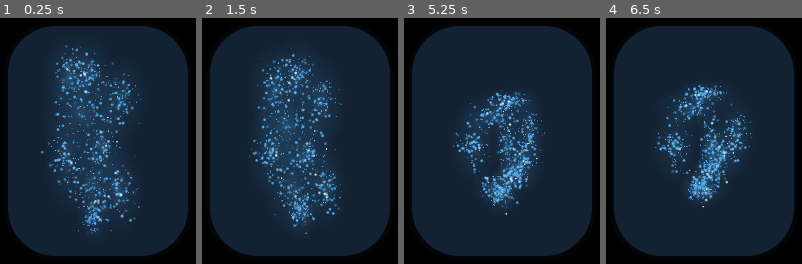
Above: before the commit, frames 1-4 (left to right).
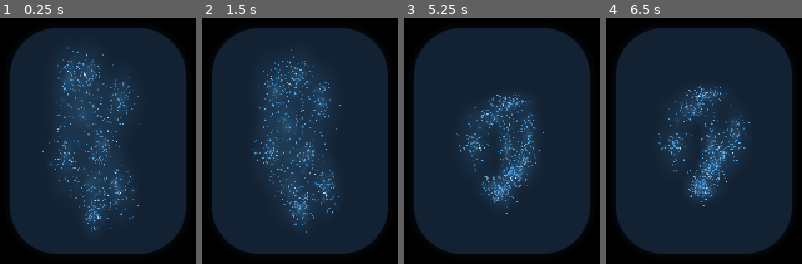
Above: after the commit, the same moments.

Repository: DynamicDevices/briar-presence
Game: Godot game, scene res://study.tscn
Same seed, same stepped clock (60 frames per second), same inputs: the game is played once before the commit and once after it.
Inputs (mouse positions are in pixels of both pictures, inside the frame that each line leads up to):
- Up to frame 1 (0.25 s): no input
- Up to frame 2 (1.5 s): tap Enter at 0.5 s; move the mouse to (343, 128) at 0.52 s; tap M at 0.6 s; click (343, 128) at 0.67 s; tap Space at 1.25 s; drag from (260, 153) to (290, 190) at 1.27 s
- Up to frame 3 (5.25 s): tap Enter at 2, 3.5 s; move the mouse to (521, 86) at 2.02 s; tap T at 2.1 s; click (521, 86) at 2.17 s; tap Space at 2.75, 4.25 s; drag from (492, 190) to (443, 104) at 2.77 s; move the mouse to (560, 177) at 3.52 s; tap Q at 3.6 s; click (560, 177) at 3.67 s; drag from (443, 104) to (472, 79) at 4.27 s; move the mouse to (511, 141) at 5.02 s; tap M at 5.1 s; click (511, 141) at 5.17 s
- Up to frame 4 (6.5 s): drag from (674, 79) to (664, 153) at 5.77 s

The runs differ from the first frame. In frame 1, 8.4% of the frame differs, in the area x 4-96%, y 3-97%; in frame 2, 8.2%; in frame 3, 7.2%; in frame 4, 7.2%.

Commit message:
Scale Godot presence and settings for the display and bundle a local candidate
Default to stay-above, grow glow resolution on enlargement, keep settings borderless and readable, and decouple resize redraw from light sampling. Add native resize checks and source-included packaging with pinned upstream notices. Keep the existing launcher unchanged and retain visual, compositor, review and installation acceptance as open work.

Assisted-by: Briar

Diff:
--- a/implementation/godot/controls_test.gd
+++ b/implementation/godot/controls_test.gd
@@ -17,6 +17,7 @@
 	root.add_child(host)
 	await RenderingServer.frame_post_draw
 	check(not is_instance_valid(host._settings),"no settings window at rest")
+	check(root.always_on_top and host._stay_above,"stay above defaults on")
 	var key := InputEventKey.new()
 	key.pressed = true
 	key.keycode = KEY_F1
@@ -24,6 +25,9 @@
 	await RenderingServer.frame_post_draw
 	var settings: Window = host._settings
 	check(settings.visible and not settings.is_embedded(),"separate native settings")
+	check(settings.borderless,"no settings title bar")
+	check(settings.motion.get_theme_color("font_focus_color").r < 0.5,"focused text stays dark")
+	check(settings.motion.get_theme_font_size("font_size") == roundi(16*settings.ui_scale),"display-scaled text")
 	check(not settings.exclusive,"settings are non-modal")
 	check(settings.motion.has_focus(),"first control keyboard focus")
 	var before: int = host._frames
@@ -42,10 +46,10 @@
 	if frozen_before != frozen_after:
 		print(JSON.stringify({"type":"reduced-motion-diagnostic","reducedMotion":host._reduced_motion,"firstBefore":lights[0],"firstAfter":host._visual._scene["lights"][0]}))
 	check(frozen_before == frozen_after,"reduced motion holds lights still")
+	settings.above.button_pressed = false
+	check(not root.always_on_top and not host._stay_above,"stay above can be disabled")
 	settings.above.button_pressed = true
-	check(root.always_on_top and host._stay_above,"stay above flag enabled")
-	settings.above.button_pressed = false
-	check(not root.always_on_top and not host._stay_above,"stay above flag restored")
+	check(root.always_on_top and host._stay_above,"stay above can be restored")
 	var output := ProjectSettings.globalize_path("res://../test-artifacts/godot-settings-study.png")
 	check(settings.get_texture().get_image().save_png(output) == OK,"own settings capture")
 	key.keycode = KEY_ESCAPE
@@ -58,7 +62,7 @@
 	settings.quit_requested.connect(func(): quit_signal[0] = true)
 	settings.quit_button.pressed.emit()
 	check(quit_signal[0],"quit button emits exit request")
-	var result := {"type":"godot-controls-study","passed":failu …(100 unchanged characters)… mesAfterSettings":host._frames,"settingsImage":output,"scope":"Native separate-w …(153 unchanged characters)…
+	var result := {"type":"godot-controls-study","passed":failu …(100 unchanged characters)… mesAfterSettings":host._frames,"settingsSize":[settings.size.x,settings.size.y],"settingsScale":settings.ui_scale,"borderless":settings.borderless,"settingsImage":output,"scope":"Native separate-w …(153 unchanged characters)…
 	var report := FileAccess.open(ProjectSettings.globalize_path("res://../test-artifacts/godot-controls-study.json"),FileAccess.WRITE)
 	if report == null:
 		quit(1)
--- /dev/null
+++ b/implementation/godot/display_sizing.gd
@@ -0,0 +1,32 @@
+extends RefCounted
+## Use the host's usable coordinate space; multiplying DPI again double-scales
+## some desktops. Fractions also work for high-resolution and portrait screens.
+const DEFAULT_HEIGHT_FRACTION := 0.30
+const GUTTER := 16.0
+const FACE_ASPECT := 180.0/230.0
+
+static func window_size(usable: Vector2i, height_fraction: float = DEFAULT_HEIGHT_FRACTION) -> Vector2i:
+	if usable.x <= 0 or usable.y <= 0:
+		return Vector2i(196,246)
+	var maximum_height := float(usable.y)*0.85
+	var height := clampf(float(usable.y)*height_fraction,minf(246.0,maximum_height),maximum_height)
+	var width := (height-GUTTER)*FACE_ASPECT+GUTTER
+	var maximum_width := float(usable.x)*0.80
+	if width > maximum_width:
+		width = maximum_width
+		height = maxf(1.0,width-GUTTER)/FACE_ASPECT+GUTTER
+	return Vector2i(maxi(1,roundi(width)),maxi(1,roundi(height)))
+
+static func fit_position(position: Vector2i, size: Vector2i, area: Rect2i) -> Vector2i:
+	return Vector2i(clampi(position.x,area.position.x,maxi(area.position.x,area.end.x-size.x)),clampi(position.y,area.position.y,maxi(area.position.y,area.end.y-size.y)))
+
+static func settings_scale(usable: Vector2i) -> float:
+	var comfortable := clampf(float(usable.y)/1080.0,0.85,2.5)
+	return maxf(0.25,minf(comfortable,minf(float(usable.x-32)/400.0,float(usable.y-32)/380.0)))
+
+static func settings_position(face: Rect2i, size: Vector2i, area: Rect2i, gap: int) -> Vector2i:
+	var positions := [Vector2i(face.end.x+gap,face.position.y),Vector2i(face.position.x-size.x-gap,face.position.y),Vector2i(face.position.x,face.end.y+gap),Vector2i(face.position.x,face.position.y-size.y-gap)]
+	for position: Vector2i in positions:
+		if area.encloses(Rect2i(position,size)):
+			return position
+	return fit_position(positions[0],size,area)
--- /dev/null
+++ b/implementation/godot/display_sizing_test.gd
@@ -0,0 +1,28 @@
+extends SceneTree
+const Sizing = preload("res://display_sizing.gd")
+var failures: Array[String] = []
+
+func check(value: bool, label: String) -> void:
+	if not value:
+		failures.append(label)
+
+func _initialize() -> void:
+	var cases := [Vector2i(1920,1080),Vector2i(2256,1504),Vector2i(3840,2160),Vector2i(1080,1920),Vector2i(800,600),Vector2i(320,240)]
+	for usable: Vector2i in cases:
+		var size := Sizing.window_size(usable)
+		check(size.x > 0 and size.y > 0 and size.x <= usable.x and size.y <= usable.y,"bounded: "+str(usable))
+		check(absf(float(size.x-16)/float(size.y-16)-180.0/230.0)<0.015,"aspect: "+str(usable))
+		var area := Rect2i(Vector2i(-usable.x,40),usable)
+		var fitted := Sizing.fit_position(Vector2i(99999,-99999),size,area)
+		check(area.encloses(Rect2i(fitted,size)),"kept on named monitor: "+str(usable))
+		var scale := Sizing.settings_scale(usable)
+		var panel_size := Vector2i(roundi(400*scale),roundi(380*scale))
+		check(panel_size.x <= usable.x and panel_size.y <= usable.y,"settings fit display: "+str(usable))
+		var panel_position := Sizing.settings_position(Rect2i(fitted,size),panel_size,area,16)
+		check(area.encloses(Rect2i(panel_position,panel_size)),"settings position fits: "+str(usable))
+	check(Sizing.window_size(Vector2i(3840,2160)).y == 2*Sizing.window_size(Vector2i(1920,1080)).y,"relative size doubles with resolution")
+	check(Sizing.window_size(Vector2i(2256,1504)).y > 246,"larger on high-resolution laptop")
+	check(Sizing.window_size(Vector2i(3840,2160),0.45).y == 972,"manual relative size preserved")
+	check(Sizing.window_size(Vector2i.ZERO) == Vector2i(196,246),"missing display fallback")
+	print(JSON.stringify({"type":"godot-display-sizing","passed":failures.is_empty(),"failures":failures,"displays":cases.size(),"defaultHeightFraction":Sizing.DEFAULT_HEIGHT_FRACTION,"scope":"Sizing policy only; real monitor movement and perceived physical size still need checking."}))
+	quit(0 if failures.is_empty() else 1)
--- a/implementation/godot/light_scene.gd
+++ b/implementation/godot/light_scene.gd
@@ -26,6 +26,18 @@
 	_view_size = view_size
 	_point_scale = point_scale
 	_light_gain = light_gain
+	# Keep the soft gradient at least as detailed as its largest drawn extent.
+	# Grow in powers of two, not on every pixel of a corner drag; reuse on shrink.
+	var extent := Vector2(128,128)
+	for glow: Dictionary in value.get("glows",[]):
+		extent.x = maxf(extent.x,2.0*float(glow["rx"])*view_size.x)
+		extent.y = maxf(extent.y,2.0*float(glow["ry"])*view_size.y)
+	var width := nearest_po2(ceili(extent.x))
+	var height := nearest_po2(ceili(extent.y))
+	if width > _glow_texture.width:
+		_glow_texture.width = width
+	if height > _glow_texture.height:
+		_glow_texture.height = height
 	queue_redraw()
 
 func tint(rgb: Array, opacity: float) -> Color:
--- /dev/null
+++ b/implementation/godot/resize_fidelity_test.gd
@@ -0,0 +1,38 @@
+extends SceneTree
+var failures: Array[String] = []
+
+func _initialize() -> void:
+	_run.call_deferred()
+
+func _run() -> void:
+	if DisplayServer.get_name() == "headless":
+		quit(2)
+		return
+	create_timer(10.0).timeout.connect(func(): quit(1))
+	var host = load("res://study.tscn").instantiate()
+	root.add_child(host)
+	host._reference_frame = true
+	await RenderingServer.frame_post_draw
+	var samples: Array = []
+	for size: Vector2i in [Vector2i(400,520),Vector2i(960,1240)]:
+		root.size = size
+		await RenderingServer.frame_post_draw
+		await RenderingServer.frame_post_draw
+		var image := root.get_texture().get_image()
+		if image.get_size() != size:
+			failures.append("Framebuffer does not match window size: "+str(size))
+		for glow: Dictionary in host._visual._scene["glows"]:
+			if host._visual._glow_texture.width < ceili(2.0*float(glow["rx"])*host._face_rect.size.x) or host._visual._glow_texture.height < ceili(2.0*float(glow["ry"])*host._face_rect.size.y):
+				failures.append("Glow is stretched beyond its source resolution")
+		var output := ProjectSettings.globalize_path("res://../test-artifacts/godot-fidelity-"+str(size.x)+".png")
+		if image.save_png(output) != OK:
+			failures.append("Could not save own viewport capture")
+		samples.append({"windowSize":[root.size.x,root.size.y],"framebufferSize":[image.get_width(),image.get_height()],"contentScaleMode":root.content_scale_mode,"contentScaleFactor":root.content_scale_factor,"glowTextureSize":[host._visual._glow_texture.width,host._visual._glow_texture.height],"screenScale":DisplayServer.screen_get_scale(root.current_screen),"screenDpi":DisplayServer.screen_get_dpi(root.current_screen),"image":output})
+	var result := {"type":"godot-resize-fidelity","passed":failures.is_empty(),"failures":failures,"samples":samples,"scope":"Own framebuffer dimensions and rendering resources at two sizes. Not compositor physical-pixel scaling or human visual acceptance."}
+	var report := FileAccess.open(ProjectSettings.globalize_path("res://../test-artifacts/godot-resize-fidelity.json"),FileAccess.WRITE)
+	if report == null:
+		quit(1)
+		return
+	report.store_string(JSON.stringify(result,"\t")+"\n")
+	print(JSON.stringify(result))
+	quit(0 if failures.is_empty() else 1)
--- /dev/null
+++ b/implementation/godot/resize_redraw_test.gd
@@ -0,0 +1,30 @@
+extends SceneTree
+var failures: Array[String] = []
+
+func _initialize() -> void:
+	_run.call_deferred()
+
+func _run() -> void:
+	if DisplayServer.get_name() == "headless":
+		quit(2)
+		return
+	create_timer(10.0).timeout.connect(func(): quit(1))
+	var host = load("res://study.tscn").instantiate()
+	root.add_child(host)
+	await RenderingServer.frame_post_draw
+	for step in range(16):
+		root.size = Vector2i(380+step*20,490+step*25)
+		await RenderingServer.frame_post_draw
+		var image := root.get_texture().get_image()
+		if image.get_pixel(image.get_width()/2,image.get_height()/2).a < 0.8:
+			failures.append("Clear backing at step "+str(step))
+		if not host._visual._view_size.is_equal_approx(host._face_rect.size):
+			failures.append("Stale light layout at step "+str(step))
+	var result := {"type":"godot-resize-redraw","passed":failures.is_empty(),"failures":failures,"resizeSteps":16,"presentationCap":Engine.max_fps,"processFrames":host._frames,"modelSamples":host._samples,"scope":"Programmatic native resizing: rendered backing coverage and fresh light geometry. Not compositor intermediate buffers or a human corner-drag check."}
+	var file := FileAccess.open(ProjectSettings.globalize_path("res://../test-artifacts/godot-resize-redraw.json"),FileAccess.WRITE)
+	if file == null:
+		quit(1)
+		return
+	file.store_string(JSON.stringify(result,"\t")+"\n")
+	print(JSON.stringify(result))
+	quit(0 if failures.is_empty() else 1)
--- a/implementation/godot/settings_window.gd
+++ b/implementation/godot/settings_window.gd
@@ -1,69 +1,119 @@
 extends Window
-## A separate, non-modal study window. No controls are drawn over the face.
+## Separate, display-scaled, borderless settings. No controls over the face.
+const Sizing = preload("res://display_sizing.gd")
 signal reduced_motion_changed(value: bool)
 signal stay_above_changed(value: bool)
 signal quit_requested
-var motion := CheckButton.new()
-var above := CheckButton.new()
-var done := Button.new()
-var quit_button := Button.new()
+var motion: CheckButton
+var above: CheckButton
+var done: Button
+var quit_button: Button
+var _panel: PanelContainer
+var ui_scale := 1.0
 
 func _ready() -> void:
 	title = "Briar · display settings"
-	size = Vector2i(360,320)
-	min_size = Vector2i(320,300)
-	unresizable = false
+	borderless = true
+	transparent = true
+	transparent_bg = true
+	unresizable = true
 	transient = true
 	exclusive = false
-	var panel := PanelContainer.new()
-	panel.set_anchors_and_offsets_preset(Control.PRESET_FULL_RECT)
+	content_scale_mode = Window.CONTENT_SCALE_MODE_DISABLED
+	close_requested.connect(hide)
+
+func _toggle_texture(pressed: bool, scale: float) -> ImageTexture:
+	var image := Image.new()
+	var track := "#467a9b" if pressed else "#9baab4"
+	var x := 20 if pressed else 9
+	var svg := '<svg xmlns="http://www.w3.org/2000/svg" width="30" height="20"><rect x="1" y="2" width="28" height="16" rx="8" fill="%s"/><circle cx="%s" cy="10" r="6" fill="white"/></svg>' % [track,x]
+	image.load_svg_from_string(svg,scale)
+	return ImageTexture.create_from_image(image)
+
+func _build_ui(scale: float) -> void:
+	if is_instance_valid(_panel):
+		_panel.free()
+	_panel = PanelContainer.new()
+	_panel.set_anchors_and_offsets_preset(Control.PRESET_FULL_RECT)
 	var backing := StyleBoxFlat.new()
 	backing.bg_color = Color("edf2f5")
-	backing.set_corner_radius_all(16)
-	backing.content_margin_left = 20
-	backing.content_margin_right = 20
-	backing.content_margin_top = 18
-	backing.content_margin_bottom = 18
-	panel.add_theme_stylebox_override("panel",backing)
-	add_child(panel)
+	backing.set_corner_radius_all(roundi(16*scale))
+	backing.content_margin_left = 20*scale
+	backing.content_margin_right = 20*scale
+	backing.content_margin_top = 18*scale
+	backing.content_margin_bottom = 18*scale
+	_panel.add_theme_stylebox_override("panel",backing)
+	add_child(_panel)
 	var column := VBoxContainer.new()
-	column.add_theme_constant_override("separation",12)
-	panel.add_child(column)
+	column.add_theme_constant_override("separation",roundi(12*scale))
+	_panel.add_child(column)
 	var heading := Label.new()
 	heading.text = "Briar display"
 	heading.add_theme_color_override("font_color",Color("20364a"))
-	heading.add_theme_font_size_override("font_size",21)
+	heading.add_theme_font_size_override("font_size",roundi(21*scale))
+	heading.mouse_filter = Control.MOUSE_FILTER_STOP
+	heading.tooltip_text = "Drag to move these settings"
+	heading.gui_input.connect(func(event: InputEvent):
+		if event is InputEventMouseButton and event.pressed and event.button_index == MOUSE_BUTTON_LEFT:
+			DisplayServer.window_start_drag(get_window_id()))
 	column.add_child(heading)
 	var hint := Label.new()
 	hint.text = "Synthetic preview — not connected\nDrag the face to move; drag a corner to resize.\nF1: settings · M: reduced motion · T: stay above\nEscape: close settings · Ctrl+Q: quit"
 	hint.add_theme_color_override("font_color",Color("354e61"))
-	hint.add_theme_font_size_override("font_size",13)
+	hint.add_theme_font_size_override("font_size",roundi(13*scale))
 	column.add_child(hint)
+	motion = CheckButton.new()
+	above = CheckButton.new()
 	motion.text = "Reduced motion"
 	above.text = "Stay above other windows"
+	var checked := _toggle_texture(true,scale)
+	var unchecked := _toggle_texture(false,scale)
 	for button: CheckButton in [motion,above]:
-		button.add_theme_color_override("font_color",Color("20364a"))
-		button.add_theme_color_override("font_hover_color",Color("20364a"))
-		button.add_theme_color_override("font_pressed_color",Color("20364a"))
+		for state: String in ["font_color","font_hover_color","font_pressed_color","font_focus_color","font_hover_pressed_color"]:
+			button.add_theme_color_override(state,Color("20364a"))
+		button.add_theme_font_size_override("font_size",roundi(16*scale))
+		button.add_theme_icon_override("checked",checked)
+		button.add_theme_icon_override("unchecked",unchecked)
+		button.custom_minimum_size.y = 34*scale
 		column.add_child(button)
 	motion.toggled.connect(func(value: bool): reduced_motion_changed.emit(value))
 	above.toggled.connect(func(value: bool): stay_above_changed.emit(value))
 	var row := HBoxContainer.new()
-	row.add_theme_constant_override("separation",12)
+	row.add_theme_constant_override("separation",roundi(12*scale))
 	column.add_child(row)
+	done = Button.new()
+	quit_button = Button.new()
 	done.text = "Done"
 	quit_button.text = "Quit Briar"
 	for button: Button in [done,quit_button]:
 		button.size_flags_horizontal = Control.SIZE_EXPAND_FILL
+		button.custom_minimum_size.y = 40*scale
+		button.add_theme_font_size_override("font_size",roundi(16*scale))
+		for state: String in ["font_color","font_hover_color","font_pressed_color","font_focus_color"]:
+			button.add_theme_color_override(state,Color("20364a"))
+		for state: String in ["normal","hover","pressed"]:
+			var style := StyleBoxFlat.new()
+			style.bg_color = Color("d7e3eb") if state == "normal" else Color("c6d9e6")
+			style.set_corner_radius_all(roundi(8*scale))
+			button.add_theme_stylebox_override(state,style)
 		row.add_child(button)
 	done.pressed.connect(hide)
 	quit_button.pressed.connect(func(): quit_requested.emit())
-	close_requested.connect(hide)
 
 func show_options(reduced_motion: bool, stay_above: bool, face: Window) -> void:
+	var area := DisplayServer.screen_get_usable_rect(face.current_screen)
+	ui_scale = Sizing.settings_scale(area.size)
+	_build_ui(ui_scale)
+	min_size = Vector2i.ZERO
+	var content_minimum := _panel.get_combined_minimum_size()
+	size = Vector2i(maxi(roundi(400*ui_scale),ceili(content_minimum.x)),maxi(roundi(300*ui_scale),ceili(content_minimum.y)))
+	min_size = size
+	current_screen = face.current_screen
+	# A transient follows its parent; X11 rejects combining that with an
+	# independent always-on-top flag on the child window.
 	motion.set_pressed_no_signal(reduced_motion)
 	above.set_pressed_no_signal(stay_above)
-	position = face.position+Vector2i(face.size.x+16,0)
+	position = Sizing.settings_position(Rect2i(face.position,face.size),size,area,roundi(16*ui_scale))
 	show()
 	motion.grab_focus()
 	grab_focus()
--- a/implementation/godot/study.gd
+++ b/implementation/godot/study.gd
@@ -4,6 +4,7 @@
 const LightScene = preload("res://light_scene.gd")
 const ResizePolicy = preload("res://resize_policy.gd")
 const SettingsWindow = preload("res://settings_window.gd")
+const DisplaySizing = preload("res://display_sizing.gd")
 var _model := Presence.new(0x5eed1234)
 var _visual := LightScene.new()
 var _elapsed := 0.0
@@ -15,6 +16,8 @@
 var _capturing := false
 var _sample_usec := 0
 var _queue_usec := 0
+var _samples := 0
+var _last_sample_usec := 0
 var _smoke_phase := "starting"
 var _smoke_started_usec := 0
 var _backing := StyleBoxFlat.new()
@@ -22,12 +25,17 @@
 var _backing_rect := Rect2(8,8,180,230)
 var _settings: SettingsWindow
 var _reduced_motion := false
-var _stay_above := false
+var _stay_above := true
 var _press_pending := false
 var _press_position := Vector2.ZERO
+var _display_id := -1
+var _display_area := Rect2i()
+var _display_height_fraction := DisplaySizing.DEFAULT_HEIGHT_FRACTION
+var _applying_display_size := false
 
 func _ready() -> void:
-	Engine.max_fps = 12
+	# Window interaction must not inherit the intentionally quiet light-update rate.
+	Engine.max_fps = 60
 	get_viewport().transparent_bg = true
 	get_viewport().gui_embed_subwindows = false
 	_smoke = OS.get_cmdline_user_args().has("--briar-smoke")
@@ -37,6 +45,9 @@
 		_visual.free()
 		get_tree().quit(2)
 		return
+	get_window().content_scale_mode = Window.CONTENT_SCALE_MODE_DISABLED
+	get_window().content_scale_factor = 1.0
+	get_window().always_on_top = _stay_above
 	_instanced = OS.get_cmdline_user_args().has("--instanced-study")
 	if _instanced:
 		_visual.free()
@@ -51,10 +62,11 @@
 	_backing.shadow_size = 6
 	add_child(_visual)
 	get_viewport().size_changed.connect(_layout)
+	_sync_display()
 	_layout()
 	get_window().title = "Briar · corner-resize study"
 	await RenderingServer.frame_post_draw
-	print(JSON.stringify({"type":"godot-study-ready","pid":OS.g …(125 unchanged characters)… nresizable,"visibleResizeControls":false}))
+	print(JSON.stringify({"type":"godot-study-ready","pid":OS.g …(125 unchanged characters)… nresizable,"visibleResizeControls":false,"alwaysOnTop":get_window().always_on_top,"screen":_display_id,"usableDisplaySize":[_display_area.size.x,_display_area.size.y],"windowSize":[get_window().size.x,get_window().size.y],"faceSize":[_face_rect.size.x,_face_rect.size.y],"relativeHeight":_display_height_fraction}))
 
 func _smoke_watchdog() -> void:
 	if _smoke_phase == "capture-complete":
@@ -69,18 +81,42 @@
 	var size := get_viewport_rect().size
 	_backing_rect = ResizePolicy.backing_rect(size)
 	_face_rect = ResizePolicy.face_rect(size)
+	if not _applying_display_size and get_window().current_screen == _display_id and _display_area.size.y > 0:
+		# Remember actual face size, even if the user made the backing wider/taller.
+		_display_height_fraction = (_face_rect.size.y+DisplaySizing.GUTTER)/float(_display_area.size.y)
 	_visual.position = _face_rect.position
-	_backing.set_corner_radius_all(int(minf(48.0,minf(_backing_rect.size.x,_backing_rect.size.y)*.27)))
+	if not _visual._scene.is_empty():
+		_visual.set_scene(_visual._scene,_face_rect.size,1.6,1.2)
+	_backing.set_corner_radius_all(int(minf(_backing_rect.size.x,_backing_rect.size.y)*.27))
 	queue_redraw()
+
+func _sync_display() -> void:
+	var display := get_window().current_screen
+	var area := DisplayServer.screen_get_usable_rect(display)
+	if area.size.x <= 0 or area.size.y <= 0 or (display == _display_id and area == _display_area):
+		return
+	_applying_display_size = true
+	_display_id = display
+	_display_area = area
+	get_window().size = DisplaySizing.window_size(area.size,_display_height_fraction)
+	get_window().position = DisplaySizing.fit_position(get_window().position,get_window().size,area)
+	_layout()
+	_applying_display_size = false
 
 func _process(_delta: float) -> void:
 	if _capturing or get_window().mode == Window.MODE_MINIMIZED:
 		return
+	_frames += 1
+	var now := Time.get_ticks_usec()
+	if now-_last_sample_usec < 83333 and not _visual._scene.is_empty():
+		return
+	_last_sample_usec = now
+	_sync_display()
 	# Godot clamps frame deltas under load. Use real elapsed time so slow frames
 	# do not also slow the portable model's animation timeline.
 	_elapsed = float(Time.get_ticks_usec()-_smoke_started_usec)/1000000.0
-	_frames += 1
-	if _frames == 1:
+	_samples += 1
+	if _samples == 1:
 		_smoke_phase = "animating"
 		if _smoke:
 			print(JSON.stringify({"type":"godot-smoke-phase","phase":_smoke_phase,"windowMode":get_window().mode}))
@@ -101,11 +137,17 @@
 		var artifact_name := "godot-instanced-study" if _instanced else "godot-study"
 		if _reference_frame:
 			artifact_name += "-reference"
-		var output := ProjectSettings.globalize_path("res://").path_join("../test-artifacts/"+artifact_name+".png").simplify_path()
+		var output_directory := OS.get_environment("BRIAR_PRESENCE_TEST_OUTPUT")
+		if output_directory.is_empty():
+			output_directory = ProjectSettings.globalize_path("res://").path_join("../test-artifacts").simplify_path()
+		var output := output_directory.path_join(artifact_name+".png")
 		var error := image.save_png(output)
-		var passed := _frames >= 12 and image.get_pixel(0,0).a == 0.0 and error == OK
+		var passed := _visual.draw_count >= 12 and image.get_pixel(0,0).a == 0.0 and error == OK
 		var result := {"type":"godot-render-smoke","passed":passed,"frames":_frames,"elapsed":_elapsed,"wallSeconds":float(Ti …(639 unchanged characters)…
 		result["renderer"] = "instanced" if _instanced else "circle"
+		result["modelSamples"] = _samples
+		result["meanModelUsec"] = float(_sample_usec)/maxi(1,_samples)
+		result["meanQueueUsec"] = float(_queue_usec)/maxi(1,_samples)
 		result["referenceFrame"] = _reference_frame
 		result["sampleTime"] = scene_time
 		if _instanced:
Not shown, added: implementation/godot/conformance_test.gd.uid
Not shown, added: implementation/godot/controls_test.gd.uid
Not shown, added: implementation/godot/export_presets.cfg
Not shown, added: implementation/godot/instanced_light_scene.gd.uid
Not shown, added: implementation/godot/light_scene.gd.uid
Not shown, added: implementation/godot/point_batch.gd.uid
Not shown, added: implementation/godot/point_batch_test.gd.uid
Not shown, added: implementation/godot/point_material.gdshader.uid
Not shown, added: implementation/godot/presence.gd.uid
Not shown, added: implementation/godot/reference_test.gd.uid
Not shown, added: implementation/godot/resize_policy.gd.uid
Not shown, added: implementation/godot/resize_test.gd.uid
(and 6 more such lines)
